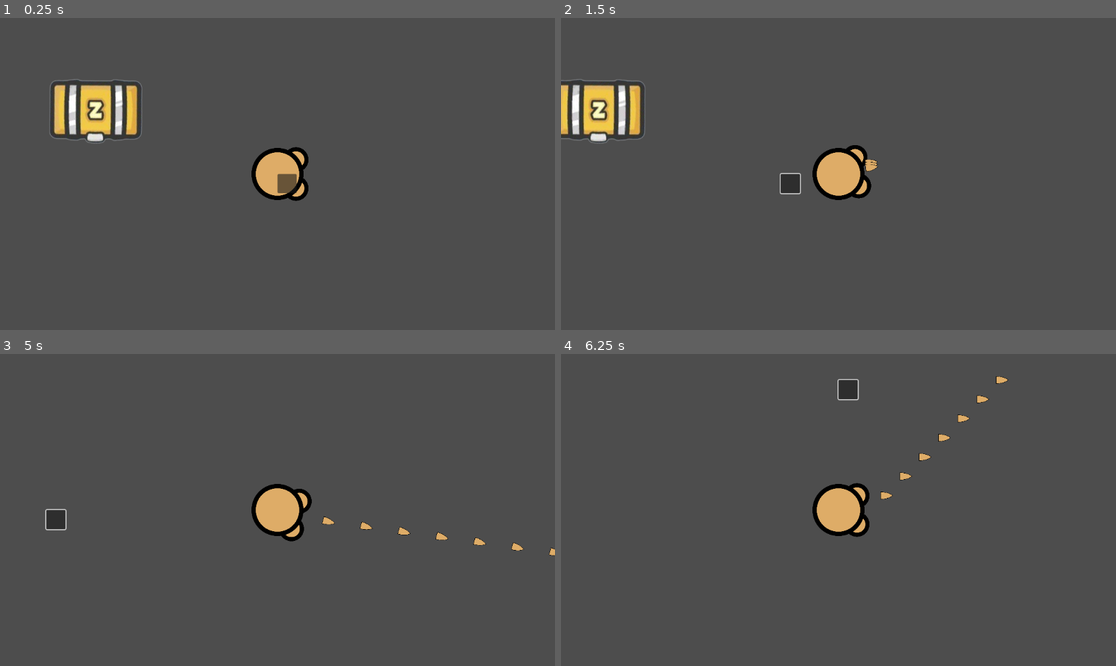
Above: before the commit, frames 1-4 (two rows, left to right).
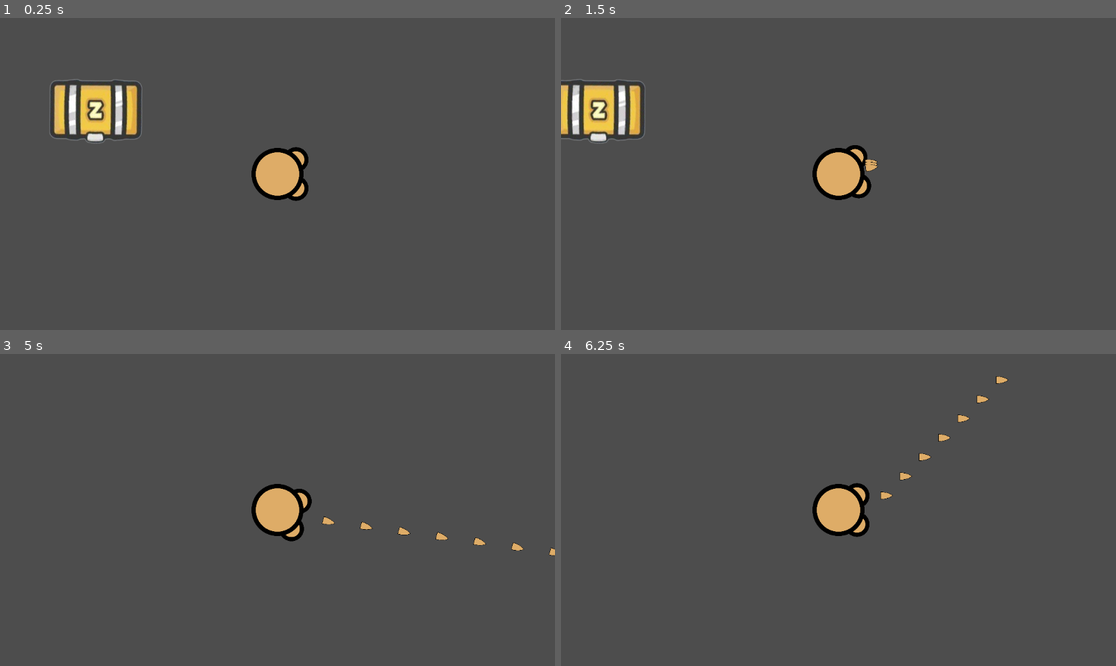
Above: after the commit, the same moments.

Repository: Tiffycake/Jank
Game: Godot game, scene res://Main Scene.tscn
The game is run twice, just before and just after one commit, with the same random seed, the same clock (stepped at 60 frames per second) and the same inputs.
Inputs (mouse positions are in pixels of both pictures, inside the frame that each line leads up to):
- Up to frame 1 (0.25 s): no input
- Up to frame 2 (1.5 s): click (849, 183) at 0.52 s; tap Enter at 1.25 s; move the mouse to (960, 158) at 1.27 s; press the mouse at (960, 158) at 1.28 s; hold D (right) from 1.28 s (still down)
- Up to frame 3 (5 s): move the mouse to (166, 525) at 2.02 s; release D (right) at 2.03 s; release the mouse at (166, 525) at 2.03 s; hold S (down) 2.03-2.78 s; click (166, 525) at 2.1 s; move the mouse to (333, 441) at 2.77 s; press the mouse at (333, 441) at 2.78 s; hold D (right) 2.78-3.53 s; move the mouse to (249, 572) at 3.52 s; release the mouse at (249, 572) at 3.53 s; hold W (up) 3.53-4.28 s; click (249, 572) at 3.6 s; move the mouse to (444, 556) at 4.27 s; press the mouse at (444, 556) at 4.28 s; hold A (left) from 4.28 s (still down)
- Up to frame 4 (6.25 s): move the mouse to (672, 463) at 5.02 s; release the mouse at (672, 463) at 5.03 s; click (672, 463) at 5.1 s; move the mouse to (866, 510) at 5.77 s; release A (left) at 5.78 s; press the mouse at (866, 510) at 5.78 s; hold S (down) from 5.78 s (still down)

The runs differ from the first frame. In frame 1, 0.2% of the frame differs, in the area x 49-54%, y 49-57%; in frame 2, 0.3%; in frame 3, 0.3%, in the area x 8-13%, y 49-57%; in frame 4, 0.3%.

Commit message:
hitboxes working :fire: :fire:

Diff:
--- a/Main Scene.tscn
+++ b/Main Scene.tscn
@@ -12,19 +12,3 @@
 
 [node name="Sprite2D2" type="Sprite2D" parent="."]
 position = Vector2(-754, -260)
-
-[node name="Control" type="Control" parent="."]
-layout_mode = 3
-anchors_preset = 0
-offset_right = 40.0
-offset_bottom = 40.0
-metadata/_edit_use_anchors_ = true
-
-[node name="Button" type="Button" parent="Control"]
-layout_mode = 1
-anchors_preset = -1
-offset_right = 40.0
-offset_bottom = 40.0
-metadata/_edit_use_anchors_ = true
-
-[connection signal="pressed" from="Control/Button" to="Player" method="_on_button_pressed"]
--- a/scripts/ComponentScripts/HitBoxComponent.gd
+++ b/scripts/ComponentScripts/HitBoxComponent.gd
@@ -3,20 +3,27 @@
 @export var healthComponent : HealthComponent
 #@onready var healthComponent : HealthComponent = $"../HealthComponent"
 
+#region New Code Region
 func damage(attack: AttackComponent):
 	print(attack, " triggered")
 	if healthComponent:
 		print(attack, " triggered", healthComponent)
 		healthComponent.damage(attack)
+#endregion
 
 
+func _ready() -> void:
+	#var hitbox2 = get_node(".")
+	self.area_entered.connect(_on_body_entered)
+
 func _init() -> void:
+
+
 	# uhhh add sibling CollisionShape2D copy as child
-	pass
 
 	#collision_layer = 2
 	#collision_mask = 0
-
+	pass
 
 
 
